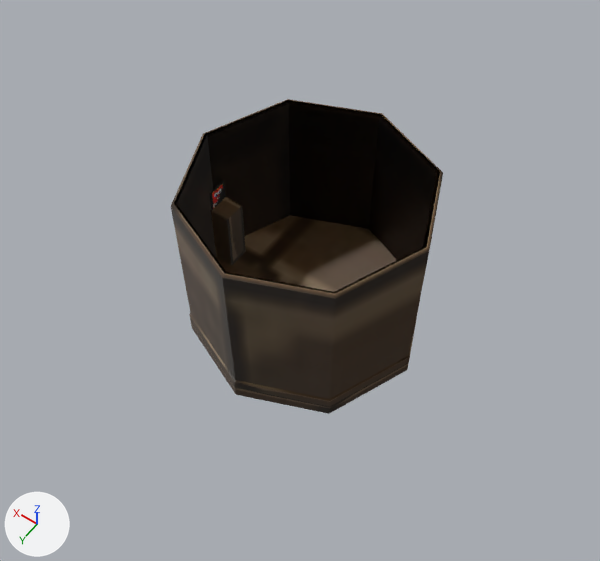
The Blender file assets/3d/ohiomonster/stage.blend: old version first, new version second.
The view is the same before and after, from a 50 mm camera at (-24.0, 34.7, 57.4) aimed at (-0.4, 1.6, 5.5). Every picture has the same lights, and +X, +Y and +Z are marked at lower left.

In view in the first picture: 'Cylinder-col', 'ohiomonster'.
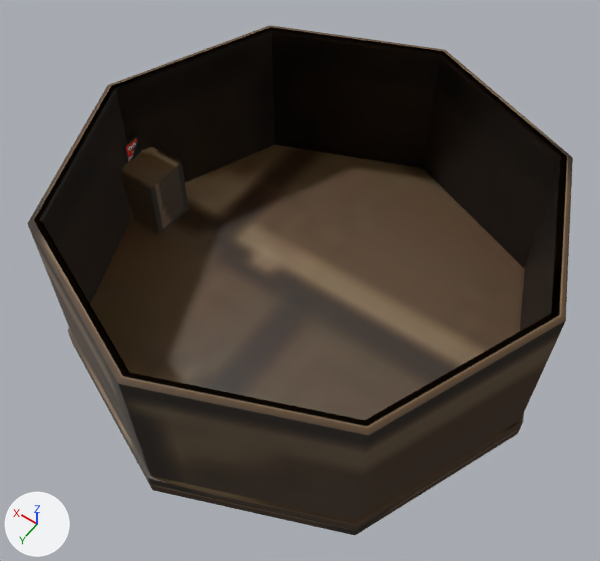
Diff of the bpy script that builds the scene:
```diff
--- a/assets/3d/ohiomonster/stage.blend.py
+++ b/assets/3d/ohiomonster/stage.blend.py
@@ ob_cylinder_col @@
 ob_cylinder_col.location = (0.0, 0.0, 0.0)
-ob_cylinder_col.scale = (10.0, 10.0, 1.0)
+ob_cylinder_col.scale = (20.0, 20.0, 1.0)
@@ ob_ohiomonster @@
 ob_ohiomonster = bpy.data.objects.new('ohiomonster', me_ohiomonster)
-ob_ohiomonster.location = (9.07, 0.0, 8.04)
+ob_ohiomonster.location = (18.48, 0.0, 8.04)
 ob_ohiomonster.rotation_euler = (1.571, 0.0, 1.571)  # degrees (90, 0, 90)
```

Where the change shows, as pixel boxes [x1, y1, x2, y2] in the pictures (600 x 561 px):
'Cylinder-col', rescaled (100% wider, 62% taller)
    before: [171, 99, 443, 414]
    after: [27, 25, 573, 535]
'ohiomonster', moved
    before: [210, 181, 226, 210]
    after: [123, 135, 141, 163]
